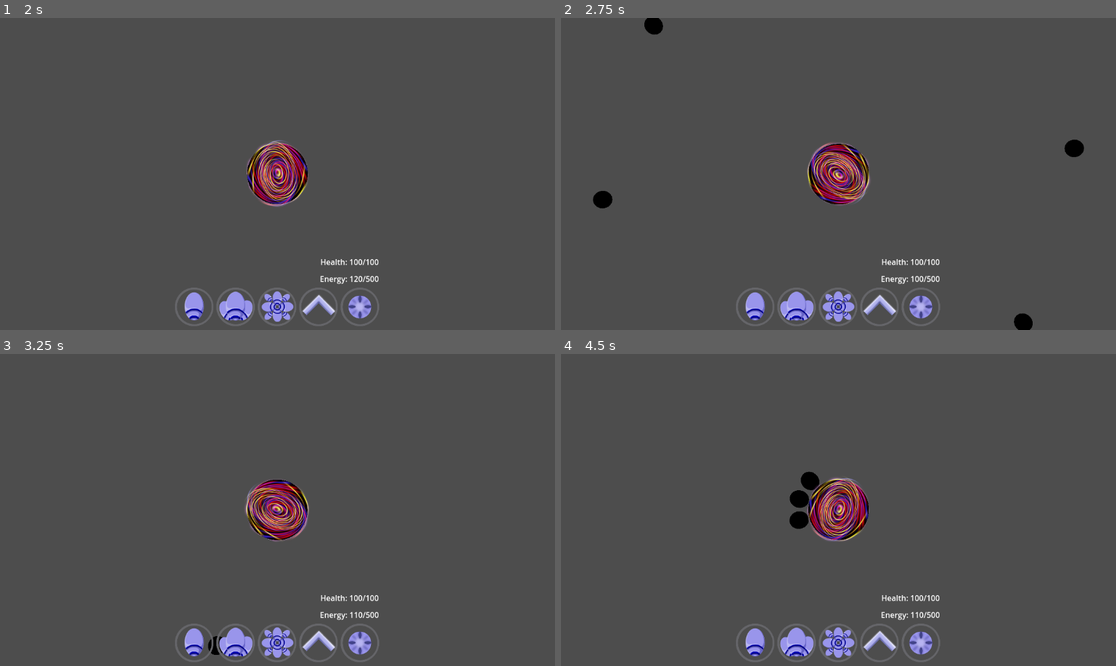
Above: before the commit, frames 1-4 (two rows, left to right).
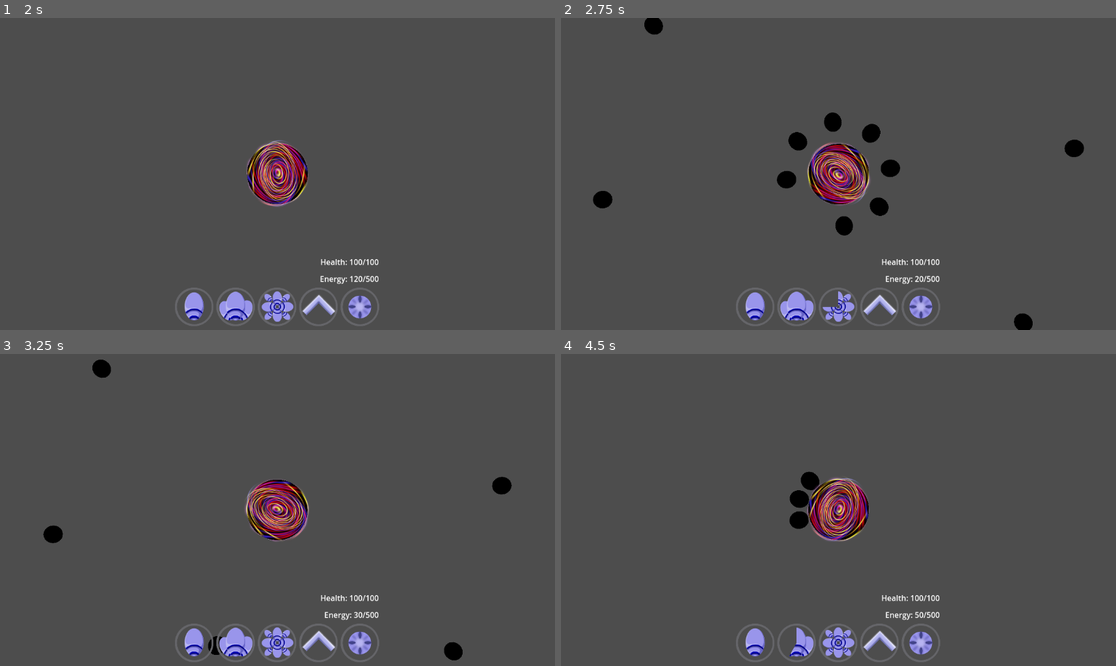
Above: after the commit, the same moments.

Repository: starlight426/TeamSevenGame
Game: Godot game, scene res://main.tscn
Two runs of this game, one before a commit and one after it. Both use one fixed random seed, a clock stepped at 60 frames per second and the inputs below.
Inputs (mouse positions are in pixels of both pictures, inside the frame that each line leads up to):
- Up to frame 1 (2 s): move the mouse to (399, 158) at 0.52 s; hold A (a_press) 0.53-1.28 s; tap Enter at 1.25 s; move the mouse to (166, 189) at 1.27 s; tap D (d_press) at 1.35 s
- Up to frame 2 (2.75 s): tap Space at 2 s; move the mouse to (894, 105) at 2.02 s; hold E (e_press) from 2.03 s (still down)
- Up to frame 3 (3.25 s): move the mouse to (249, 572) at 2.77 s; release E (e_press) at 2.78 s; click (249, 572) at 2.85 s
- Up to frame 4 (4.5 s): move the mouse to (1005, 556) at 3.52 s; hold Q (q_press) 3.53-4.28 s; tap Enter at 4.25 s; move the mouse to (672, 463) at 4.27 s; right-click (672, 463) at 4.35 s

Frame 1 is identical in both runs. In frame 2, 1.3% of the frame differs, in the area x 38-69%, y 30-93%; in frame 3, 0.7%; in frame 4, 0.3%.

Commit message:
Move Icon Functionality
Changed the cooldown function to update a new array to pull % of cooldown time left, which is used to update the move icon progress.

Diff:
--- a/Scripts/player.gd
+++ b/Scripts/player.gd
@@ -6,6 +6,7 @@
 @export var team = "cigil"
 var move_readiness = [true,true,true,true,true]
 var move_cooldowns = [0.1,0.2,0.2,1.0,1.0]
+var move_cooldown_percentages = [100, 100, 100, 100, 100]
 var energy_ready = true
 
 # Called when the node enters the scene tree for the first time.
@@ -88,8 +89,15 @@
 
 func move_cooldown(move_num):
 	move_readiness[move_num] = false
-	await get_tree().create_timer(move_cooldowns[move_num]).timeout
-	move_readiness[move_num] = false
+	var timer = get_tree().create_timer(move_cooldowns[move_num])
+	var percentage_completed = 0.0
+	var time_passed = 0.0
+	while timer.time_left > 0:
+		time_passed = move_cooldowns[move_num] - timer.time_left
+		move_cooldown_percentages[move_num] = (time_passed / move_cooldowns[move_num]) * 100
+		await get_tree().create_timer(0).timeout
+
+	move_readiness[move_num] = true
 
 func speedup():
 	speed *= 1.7
--- a/UI Scenes/player_ui.gd
+++ b/UI Scenes/player_ui.gd
@@ -8,3 +8,8 @@
 func _physics_process(delta: float) -> void:
 	$HBoxContainer2/HealthLabel.text = "Health: " + str(player_node.hp) + "/100"
 	$HBoxContainer/EnergyLabel.text = "Energy: " + str(player_node.energy) + "/500"
+	$MoveIconsBar/Action1.value = player_node.move_cooldown_percentages[0]
+	$MoveIconsBar/Action2.value = player_node.move_cooldown_percentages[1]
+	$MoveIconsBar/Action3.value = player_node.move_cooldown_percentages[2]
+	$MoveIconsBar/Action4.value = player_node.move_cooldown_percentages[3]
+	$MoveIconsBar/Action5.value = player_node.move_cooldown_percentages[4]
